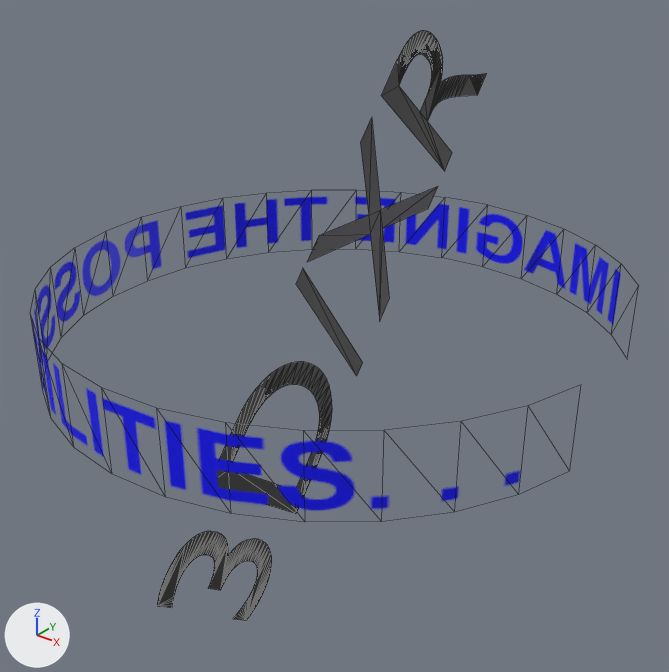
Before and after pictures for a commit that changed the glTF model models/3dxrlogo.glb.
Camera for both pictures: a 50 mm lens placed at (5.46, -6.88, 3.98), pointed at (-0.01, -0.03, -0.26). Lighting does not change. The marker at lower left points along +X, +Y and +Z. Mesh edges are drawn as thin lines. Where no turn or scale is listed for an object, it has been applied to the vertices. Vertices at the same position are counted once.

In view in the first picture: 'Cylinder', 'Text'.
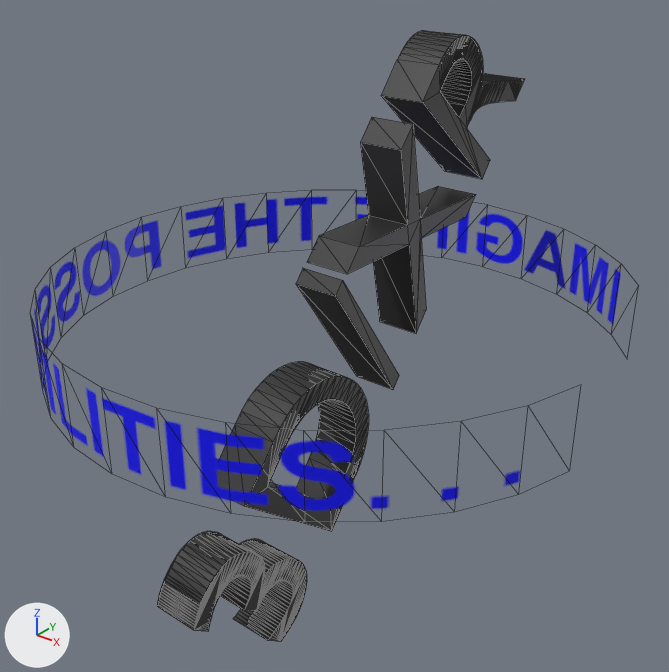
Where the change shows, as pixel boxes [x1, y1, x2, y2] in the pictures (669 x 672 px):
'Text', reshaped (11% wider)
    before: [157, 30, 487, 620]
    after: [157, 30, 525, 642]
part 1 of me_text_001, added
    after: [157, 30, 525, 642]

The change, as a diff of the scene's bpy script:
```diff
--- a/models/3dxrlogo.glb.py
+++ b/models/3dxrlogo.glb.py
@@ me_text_001 @@
 # used by ob_text; location = (0.0, 0.0, 0.0)
-me_text_001.from_pydata(...)  # 311 vertices, 305 faces; spans x 0.0, y -2.69..2.75, z -3.04..2.66
+me_text_001.from_pydata(...)  # 622 vertices, 1232 faces; spans x 0.0..0.49, y -2.69..2.75, z -3.04..2.66
+# me_text_001 part 1: 311 vertices added at x 0.49, y -2.69..2.75, z -3.04..2.66
 me_text_001.materials.append(mat_center)
```
